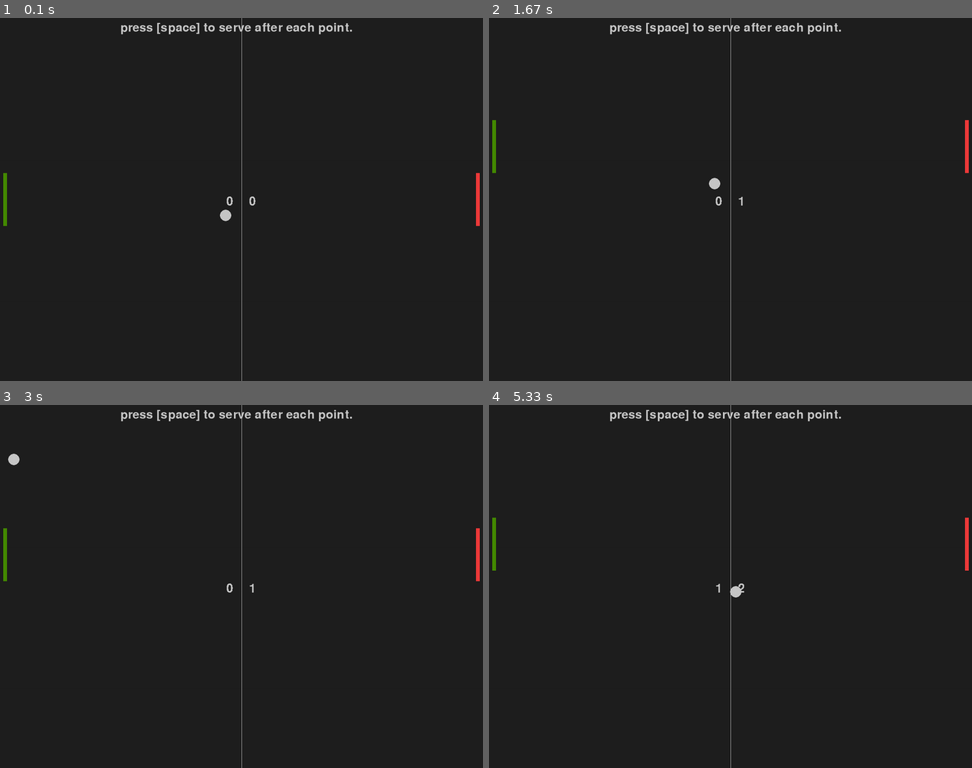
Above: before the commit, frames 1-4 (two rows, left to right).
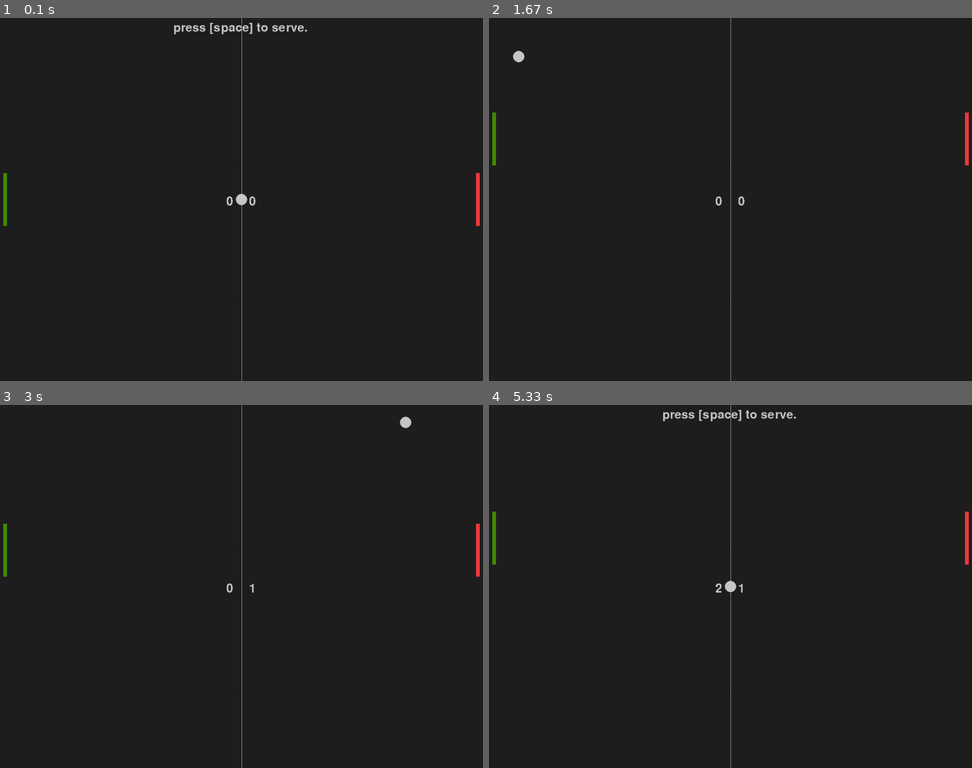
Above: after the commit, the same moments.

Repository: HeyItsBlinded/pygame-tutorial
Game: pygame game, started from main.py
Same seed, same stepped clock (60 frames per second), same inputs: the game is played once before the commit and once after it.
Inputs:
- Up to frame 1 (0.1 s): no input
- Up to frame 2 (1.67 s): tap Space at 0.33, 0.73, 1.03, 1.23, 1.57 s; hold Up 0.67-1.13 s; hold W 0.67-1.13 s; hold Down 1.17-1.47 s; hold S 1.17-1.47 s; hold Up from 1.5 s (still down); hold W from 1.5 s (still down)
- Up to frame 3 (3 s): release Up at 1.87 s; release W at 1.87 s; hold Down 1.9-2.27 s; hold S 1.9-2.27 s; tap Space at 1.97, 2.37, 2.7 s; hold Up 2.3-2.6 s; hold W 2.3-2.6 s; hold Down 2.63-2.93 s; hold S 2.63-2.93 s; hold Up from 2.97 s (still down); hold W from 2.97 s (still down)
- Up to frame 4 (5.33 s): tap Space at 3.03, 3.43, 3.83, 4.17, 4.5, 4.9, 5.3 s; release Up at 3.33 s; release W at 3.33 s; hold Down 3.37-3.73 s; hold S 3.37-3.73 s; hold Up 3.77-4.07 s; hold W 3.77-4.07 s; hold Down 4.1-4.4 s; hold S 4.1-4.4 s; hold Up 4.43-4.8 s; hold W 4.43-4.8 s; hold Down 4.83-5.2 s; hold S 4.83-5.2 s; hold Up from 5.23 s (still down); hold W from 5.23 s (still down)

The runs differ from the first frame. In frame 1, 0.8% of the frame differs, in the area x 25-73%, y 1-56%; in frame 2, 0.8%; in frame 3, 0.7%; in frame 4, 0.9%, in the area x 0-100%, y 1-54%.

Commit message:
instructions updated

Diff:
--- a/main.py
+++ b/main.py
@@ -28,14 +28,16 @@
 player1 = pygame.Rect(scr_width - 20, scr_height/2 - 70, 10, 140)
 player2 = pygame.Rect(10, scr_height/2 - 70, 10, 140)
 
-ballspeedX = 7 * random.choice((1,-1))
-ballspeedY = 7 * random.choice((1,-1))
+ballspeedX = 0
+ballspeedY = 0
 player1Speed = 0
 player2Speed = 0
 
 # sound assets
 pong_sound = pygame.mixer.Sound("pong.ogg")
 score_sound = pygame.mixer.Sound("score.ogg")
+
+show_instructions = True
 
 # ------- DEFS -------
 def ball_animation():
@@ -71,10 +73,11 @@
             ballspeedY *= -1
 
 def ballresetpos():
-    global ballspeedX, ballspeedY
+    global ballspeedX, ballspeedY, show_instructions
     ball.center = (scr_width/2, scr_height/2)
     ballspeedY = 0
     ballspeedX = 0
+    show_instructions = True
 
 def player1_animation():
     player1.y += player1Speed
@@ -102,6 +105,7 @@
 
 # ------- GAME LOOP -------
 while True:
+
     # handles input
     for event in pygame.event.get():
         if event.type == pygame.QUIT:
@@ -114,30 +118,31 @@
                     ballresetpos()
                     ballspeedY = random.choice((1, -1)) * 7
                     ballspeedX = random.choice((1, -1)) * 7
+                    show_instructions = False
 
         # player1 ctrls
         if event.type == pygame.KEYDOWN:
             if event.key == pygame.K_DOWN:
-                player1Speed += 7
+                player1Speed += 8
             if event.key == pygame.K_UP:
-                player1Speed -= 7
+                player1Speed -= 8
         if event.type == pygame.KEYUP:
             if event.key == pygame.K_DOWN:
-                player1Speed -= 7
+                player1Speed -= 8
             if event.key == pygame.K_UP:
-                player1Speed += 7
+                player1Speed += 8
 
         # player2 ctrls
         if event.type == pygame.KEYDOWN:
             if event.key == pygame.K_s:
-                player2Speed += 7
+                player2Speed += 8
             if event.key == pygame.K_w:
-                player2Speed -= 7
+                player2Speed -= 8
         if event.type == pygame.KEYUP:
             if event.key == pygame.K_s:
-                player2Speed -= 7
+                player2Speed -= 8
             if event.key == pygame.K_w:
-                player2Speed += 7
+                player2Speed += 8
 
     ball_animation()
     player1_animation()
@@ -158,8 +163,9 @@
     screen.blit(player2_text, (600, 470))
 
     # TEMP #
-    instructions = game_font.render('press [space] to serve after each point.', True, light_grey)
-    screen.blit(instructions, (scr_width/4, 10))
+    if show_instructions:
+        instructions = game_font.render('press [space] to serve.', True, light_grey)
+        screen.blit(instructions, (460, 10))
 
     # updates game window
     pygame.display.flip()
Not shown, changed: README.md
